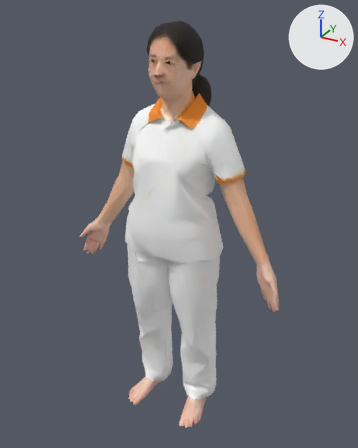
An edit to the glTF model assets/e4devbf.glb, drawn before and after from the same camera.
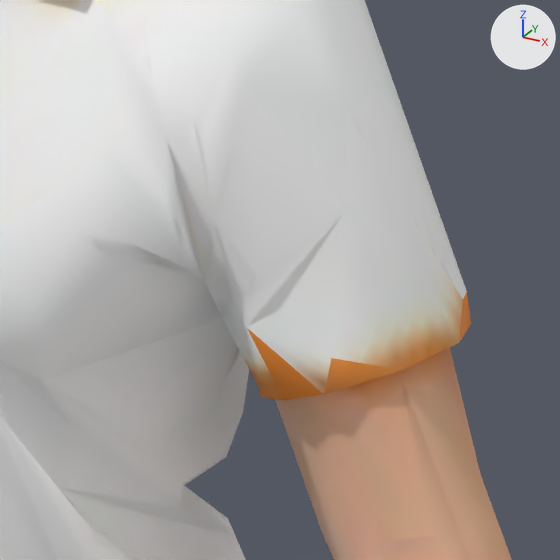
The first picture shows the older version from a 50 mm camera at (0.854, -1.523, 1.623) aimed at (0.0, 0.029, 0.847). The close-ups show the older and then the newer version on the part from 51% to 72% of the width and 29% to 46% of the height of that picture. Only the edits that show in the close-ups are written down. Lighting does not change. The marker at upper right points along +X, +Y and +Z. Vertices at exactly the same position are counted once.
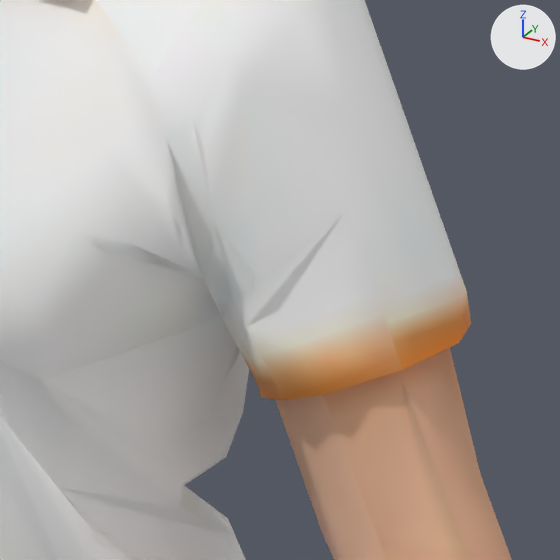
What the commit changed:
Picture 'repainted' (img_repainted) is new.
Material 'Material_0' (mat_material_0) changes its picture from img_texture_0 to img_repainted.
me_mesh_0 has 1302 vertices, 2604 faces and spans x -0.45..0.45, y -0.15..0.15, z 0.0..1.58.
me_mesh_0 is used by ob_mesh_0; location (0.0, 0.0, 0.0).
me_mesh_0 part 1: 2590 kept faces spanning x -0.45..0.45, y -0.15..0.15, z 0.0..1.58 get new texture (UV) coordinates.

Where the change shows, as pixel boxes [x1, y1, x2, y2] in the close-ups (560 x 560 px):
'Mesh_0', surface changed
    both: [33, 0, 470, 406]
